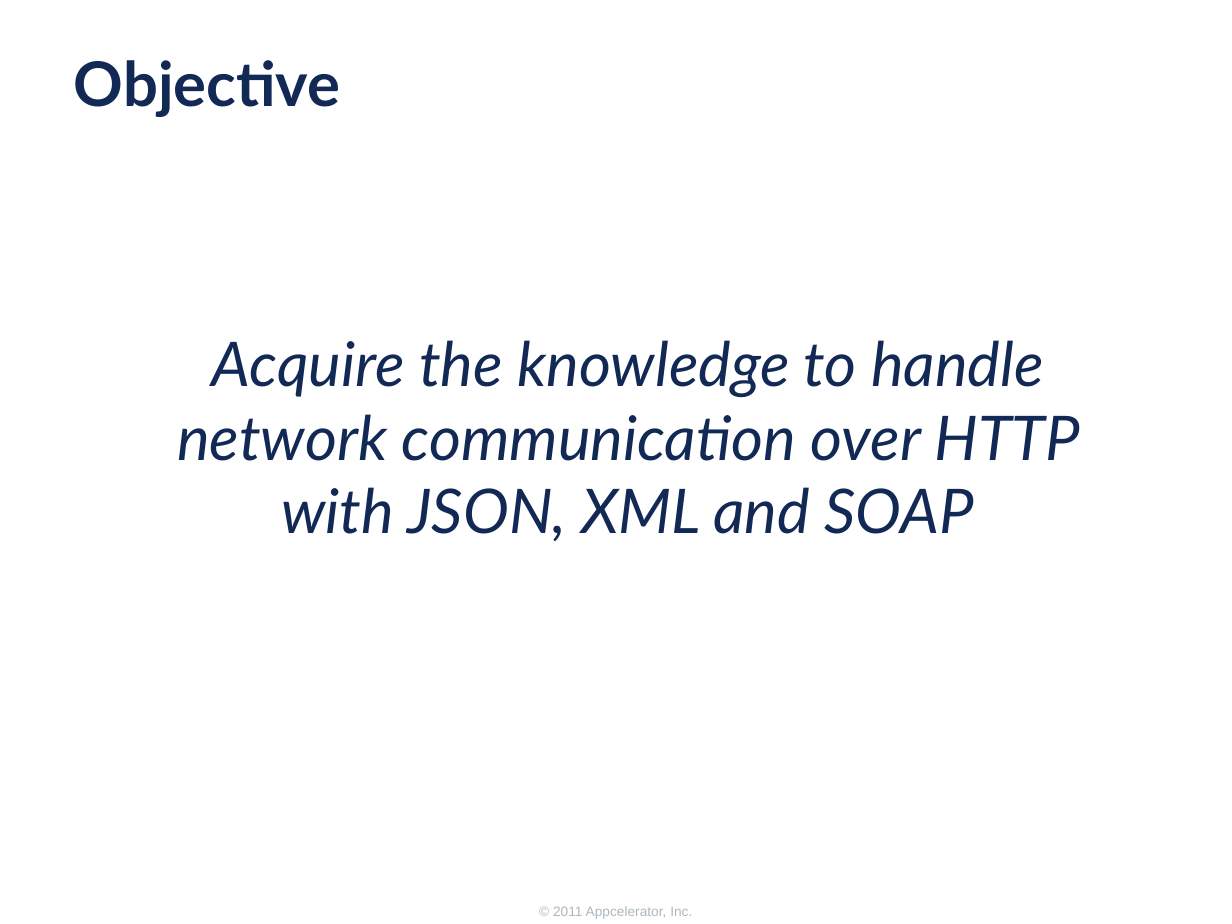
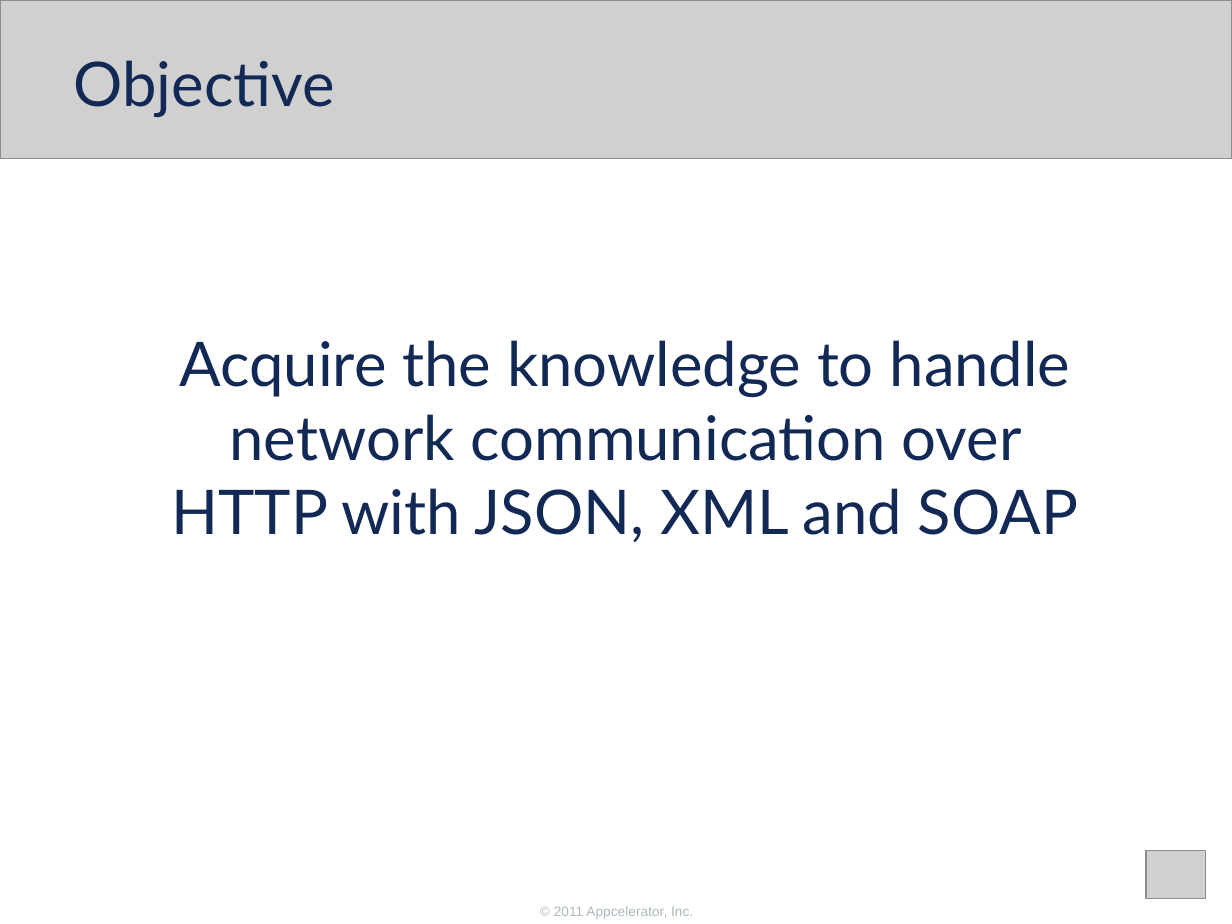
Before and after one commit to appcelerator-training-archive/tcad_certification, a slide deck: slide 2 of 260/260 Working with remote data.ppt. Drawn at 1232x924 pixels with LibreOffice and Linux fonts; fonts in the diff are those of the drawing; grey boxes stand for pictures; background and template pictures are left out. Boxes give left, top, right and bottom in pixels: in the first picture for what was removed or moved away, otherwise in the second. Text is boxed around its words. In the diff, an @@ line names an element or a change of style, - is before the commit and + after.

```diff
--- a/260/260 Working with remote data.ppt
+++ b/260/260 Working with remote data.ppt
@@ picture added at bbox=[0, 0, 1232, 159] @@
@@ title "Objective" at bbox=[74, 60, 335, 117]: bold off; indent changed @@
@@ text "Acquire the knowledge to handle ..." at bbox=[172, 340, 1078, 542]: italic off; indent changed; less space between paragraphs @@
@@ picture added at bbox=[1146, 850, 1205, 898] @@
@@ text removed at bbox=[553, 906, 692, 919] @@
-© 2011 Appcelerator, Inc.
@@ text added at bbox=[554, 906, 693, 919], 8 pt, text #ACB8C0 @@
+© 2011 Appcelerator, Inc.
```
Also in this commit, not shown: 14 other slides changed, 2 slides added, 2 slides removed, 13 other files.
